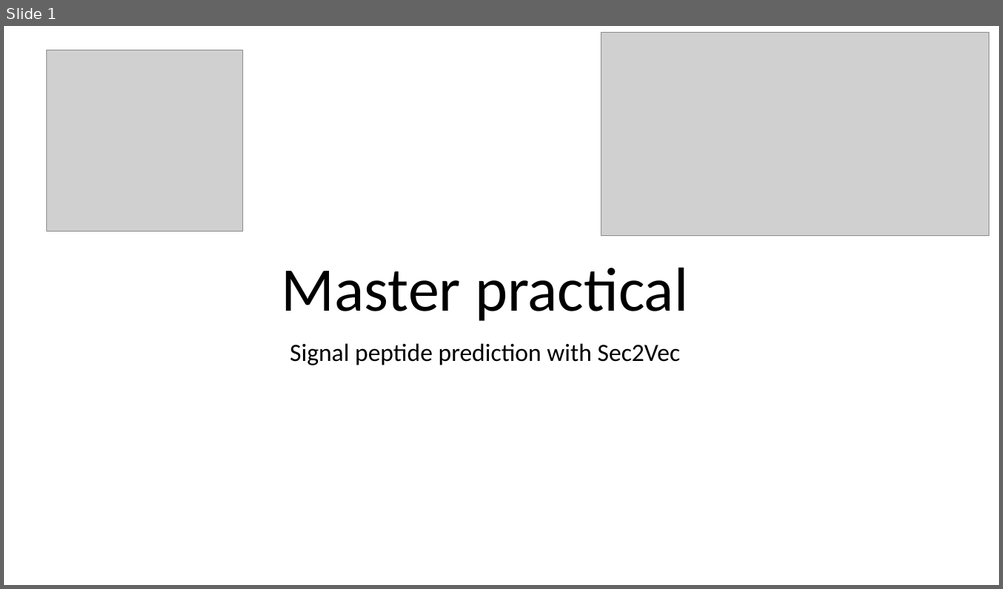
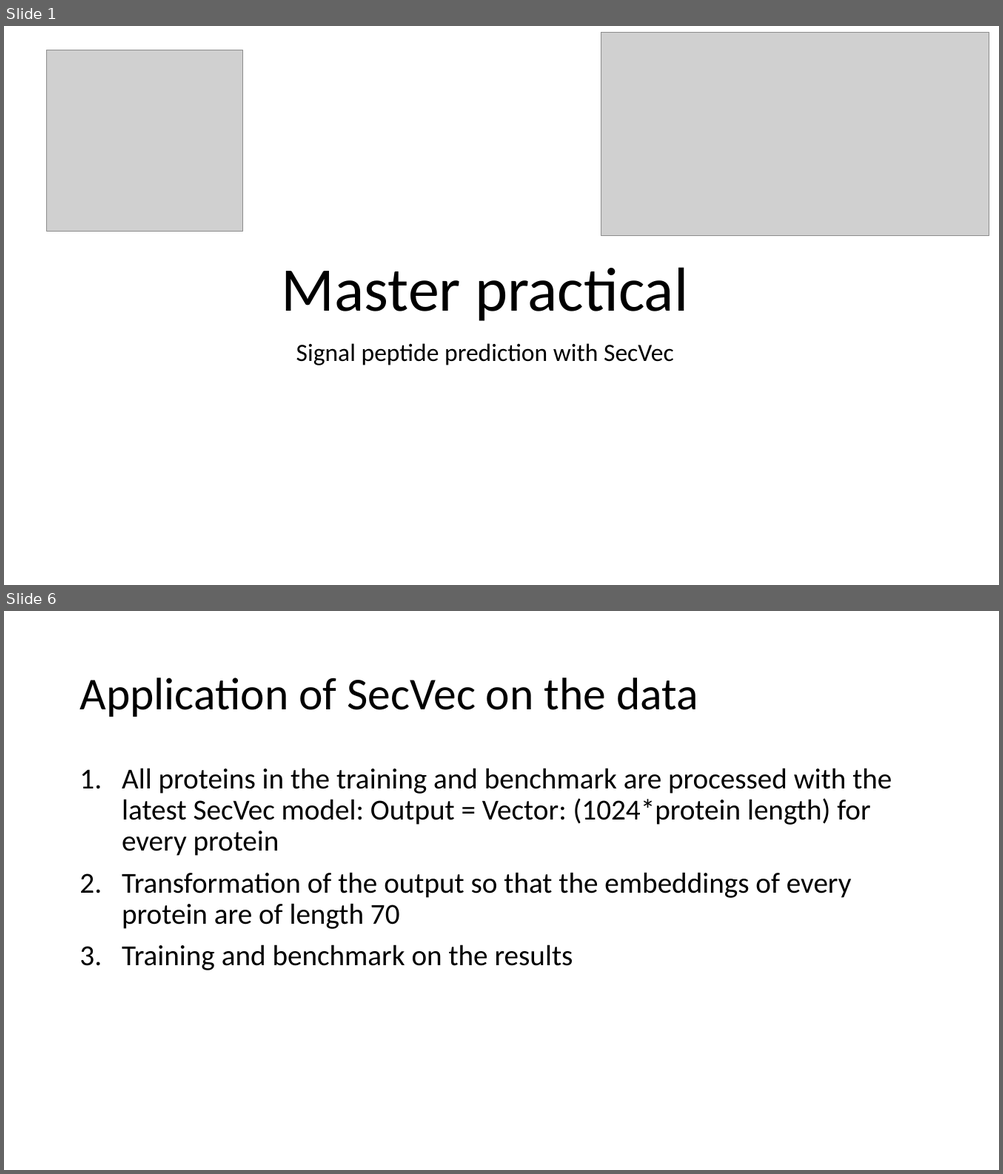
Before and after one commit to tomthun/Masterpraktikum, a slide deck: Presentation&Manuscript/PresentationMasterpractical.pptx. Shown one above the other, each under a label of ours: slide 1 before the commit, slides 1 and 6 after it; the slides between them are not shown. The pictures are 1003x589 and 1003x1174 pixels, drawn with LibreOffice and Linux fonts; fonts in the diff are those of the drawing; grey boxes stand for pictures. Boxes give left, top, right and bottom in pixels: in the first picture for what was removed or moved away, otherwise in the second. Text is boxed around its words. In the diff, an @@ line names an element or a change of style, - is before the commit and + after.

```diff
--- a/Presentation&Manuscript/PresentationMasterpractical.pptx
+++ b/Presentation&Manuscript/PresentationMasterpractical.pptx
@@ slide 6 added at bbox=[4, 611, 999, 1170], background #FFFFFF @@
@@ title added at bbox=[79, 678, 698, 717], 44 pt, text #000000 @@
+Application of SecVec on the data
@@ text added at bbox=[122, 768, 891, 971], 28 pt, text #000000 @@
+1. All proteins in the training and benchmark are processed with the latest SecVec model: Output = Vector: (1024*protein length) for every protein
+2. Transformation of the output so that the embeddings of every protein are of length 70
+3. Training and benchmark on the results
@@ slide 1 changed as well @@
@@ subtitle at bbox=[296, 343, 674, 366]: text changed @@
-Signal peptide prediction with Sec2Vec
+Signal peptide prediction with SecVec
```
Also in this commit, not shown: 9 other slides added, 5 other files.
